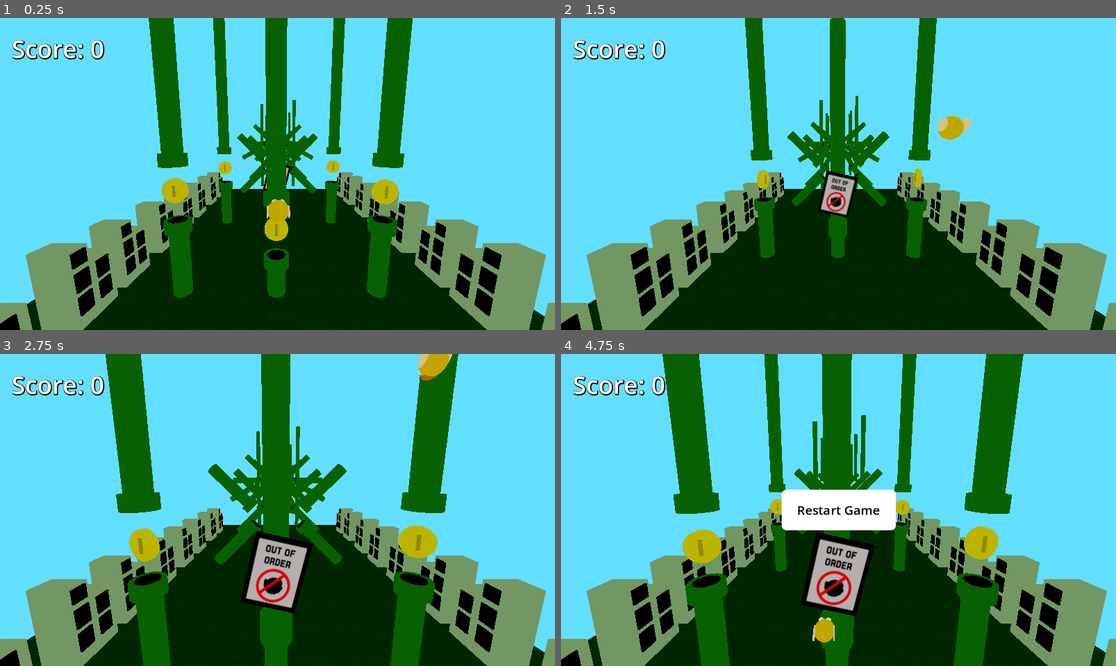
Above: before the commit, frames 1-4 (two rows, left to right).
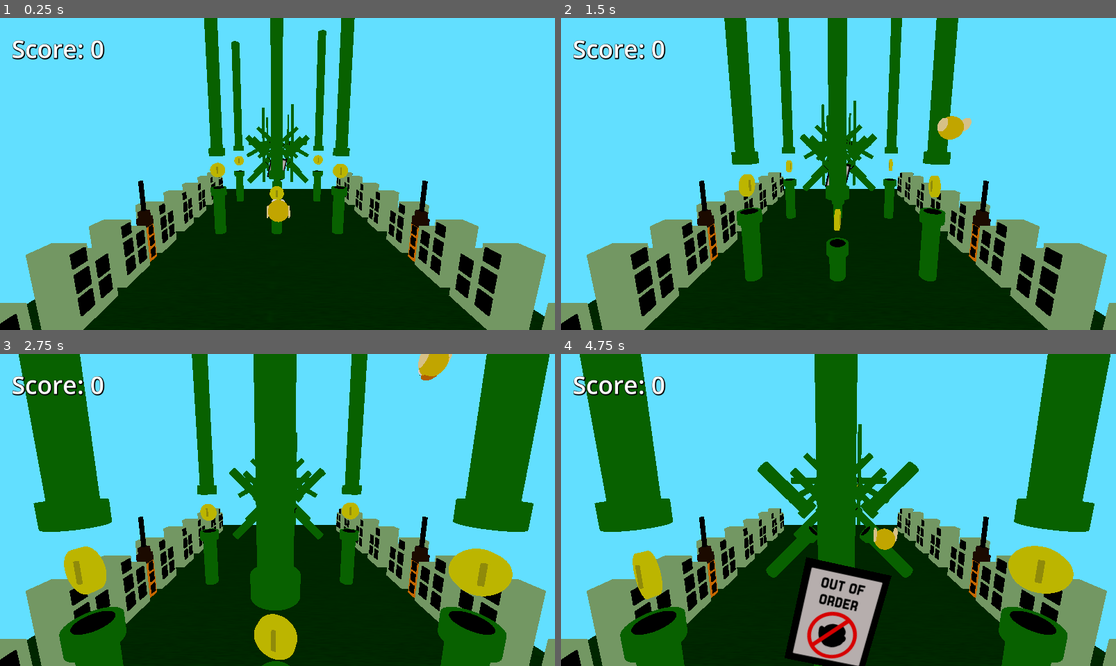
Above: after the commit, the same moments.

Repository: johnf008/Another_3d_Game
Game: Godot game, scene res://game.tscn
The game is run twice, just before and just after one commit, with the same random seed, the same clock (stepped at 60 frames per second) and the same inputs.
Inputs (mouse positions are in pixels of both pictures, inside the frame that each line leads up to):
- Up to frame 1 (0.25 s): no input
- Up to frame 2 (1.5 s): tap Enter at 0.5 s; hold D (right) 0.53-1.28 s; hold Space (fly) 0.53-1.28 s; hold A (left) from 1.28 s (still down); tap Space (fly) at 1.35 s
- Up to frame 3 (2.75 s): release A (left) at 2.03 s; hold D (right) from 2.03 s (still down); hold Space (fly) from 2.03 s (still down)
- Up to frame 4 (4.75 s): release Space (fly) at 2.78 s; tap Space (fly) at 2.85 s; release D (right) at 3.5 s; click (838, 510) at 3.5 s, where only the run before the commit has a clickable "Restart Game"; hold A (left) from 4.28 s (still down); hold Space (fly) from 4.28 s (still down)

The runs differ from the first frame. In frame 1, 15% of the frame differs, in the area x 24-78%, y 0-90%; in frame 2, 14%; in frame 3, 38%; in frame 4, 42%, in the area x 3-99%, y 0-100%.

Commit message:
Added a new building & pushed back the "Level" node so the pipes wouldn't hit upon spawn

Diff:
--- a/coin_point.tscn
+++ b/coin_point.tscn
@@ -11,6 +11,21 @@
 
 [sub_resource type="BoxMesh" id="BoxMesh_x1ht8"]
 material = SubResource("StandardMaterial3D_yj2ub")
+
+[sub_resource type="Animation" id="Animation_l6ebv"]
+length = 0.001
+tracks/0/type = "value"
+tracks/0/imported = false
+tracks/0/enabled = true
+tracks/0/path = NodePath("MeshInstance3D:rotation")
+tracks/0/interp = 1
+tracks/0/loop_wrap = true
+tracks/0/keys = {
+"times": PackedFloat32Array(0),
+"transitions": PackedFloat32Array(1),
+"update": 0,
+"values": [Vector3(0, -1.5708, -1.5708)]
+}
 
 [sub_resource type="Animation" id="Animation_c5kwr"]
 resource_name = "spin"
@@ -29,21 +44,6 @@
 "values": [Vector3(0, -1.5708, -1.5708), Vector3(0, 1.5708, -1.5708)]
 }
 
-[sub_resource type="Animation" id="Animation_l6ebv"]
-length = 0.001
-tracks/0/type = "value"
-tracks/0/imported = false
-tracks/0/enabled = true
-tracks/0/path = NodePath("MeshInstance3D:rotation")
-tracks/0/interp = 1
-tracks/0/loop_wrap = true
-tracks/0/keys = {
-"times": PackedFloat32Array(0),
-"transitions": PackedFloat32Array(1),
-"update": 0,
-"values": [Vector3(0, -1.5708, -1.5708)]
-}
-
 [sub_resource type="AnimationLibrary" id="AnimationLibrary_0vvkq"]
 _data = {
 &"RESET": SubResource("Animation_l6ebv"),
@@ -53,7 +53,7 @@
 [node name="Coin_Point" type="Node3D"]
 
 [node name="MeshInstance3D" type="MeshInstance3D" parent="."]
-transform = Transform3D(1.21117e-14, -2.77083e-08, -6.33893, -6.33893, -2.77083e-08, 0, -2.77083e-07, 0.633893, -2.77083e-07, 0, 3.18554, 0)
+transform = Transform3D(8.30674e-11, -2.29469e-06, -6.33893, -6.33893, -2.29469e-06, 0, -2.29469e-05, 0.633893, -2.29469e-05, 0, 3.18554, 0)
 mesh = SubResource("CylinderMesh_b3tdi")
 
 [node name="MeshInstance3D2" type="MeshInstance3D" parent="MeshInstance3D"]
--- a/game.tscn
+++ b/game.tscn
@@ -9,6 +9,7 @@
 [ext_resource type="PackedScene" uid="uid://5nrqcee5ev1y" path="res://level/modules/module_three.tscn" id="7_eow3j"]
 [ext_resource type="PackedScene" uid="uid://ceud5fm4d11my" path="res://restart_menu.tscn" id="8_j5wjh"]
 [ext_resource type="Texture2D" uid="uid://drmdlk3jb646y" path="res://materials/grass.jpg" id="9_vef74"]
+[ext_resource type="PackedScene" uid="uid://cv433aww3ca8y" path="res://level/background_items/awesome_sauce_skyscraper.tscn" id="10_hve3p"]
 
 [sub_resource type="LabelSettings" id="LabelSettings_7jktm"]
 font_size = 51
@@ -44,7 +45,7 @@
 
 [node name="Level" type="Node3D" parent="."]
 unique_name_in_owner = true
-transform = Transform3D(1, 0, 0, 0, 1, 0, 0, 0, 1, 0, -0.157081, 0)
+transform = Transform3D(1, 0, 0, 0, 1, 0, 0, 0, 1, 37.6378, -0.157081, 0)
 script = ExtResource("1_feb5d")
 modules = Array[PackedScene]([ExtResource("2_e2o6t"), ExtResource("3_7jktm"), ExtResource("7_eow3j"), ExtResource("6_ryrav")])
 
@@ -112,4 +113,10 @@
 size = Vector3(24, 1, 2)
 material = SubResource("StandardMaterial3D_hve3p")
 
+[node name="Node3D" parent="." instance=ExtResource("10_hve3p")]
+transform = Transform3D(0.12749, 0, 0, 0, 0.12749, 0, 0, 0, 0.12749, 33.6533, -2.82829, -45.4915)
+
+[node name="Node3D2" parent="." instance=ExtResource("10_hve3p")]
+transform = Transform3D(-0.12749, 0, -3.72529e-09, 0, 0.12749, 0, 3.72529e-09, 0, -0.12749, 33.6533, -2.82829, 49.5085)
+
 [connection signal="display_restart_menu" from="CharacterBody3D" to="CanvasLayer/restart_menu" method="_on_character_body_3d_display_restart_menu"]
--- /dev/null
+++ b/level/background_items/awesome_sauce_skyscraper.tscn
@@ -0,0 +1,62 @@
+[gd_scene load_steps=9 format=3 uid="uid://cv433aww3ca8y"]
+
+[sub_resource type="StandardMaterial3D" id="StandardMaterial3D_o4guk"]
+albedo_color = Color(0.921059, 0.509416, 0, 1)
+
+[sub_resource type="StandardMaterial3D" id="StandardMaterial3D_rgtrp"]
+albedo_color = Color(0.539372, 0.738839, 0.492922, 1)
+
+[sub_resource type="BoxMesh" id="BoxMesh_o4guk"]
+material = SubResource("StandardMaterial3D_rgtrp")
+
+[sub_resource type="StandardMaterial3D" id="StandardMaterial3D_m7ftp"]
+albedo_color = Color(0.142261, 0.0756669, 0.00379839, 1)
+
+[sub_resource type="BoxMesh" id="BoxMesh_m7ftp"]
+material = SubResource("StandardMaterial3D_m7ftp")
+
+[sub_resource type="StandardMaterial3D" id="StandardMaterial3D_syxnb"]
+albedo_color = Color(0, 0, 0, 1)
+metallic = 1.0
+metallic_specular = 1.0
+
+[sub_resource type="StandardMaterial3D" id="StandardMaterial3D_8ewi3"]
+albedo_color = Color(0.738283, 0.898198, 0.797412, 1)
+metallic = 1.0
+roughness = 0.31
+
+[sub_resource type="BoxMesh" id="BoxMesh_syxnb"]
+material = SubResource("StandardMaterial3D_8ewi3")
+
+[node name="Node3D" type="Node3D"]
+
+[node name="MeshInstance3D2" type="MeshInstance3D" parent="."]
+transform = Transform3D(29.7869, 0, 0, 0, 99.976, 0, 0, 0, 25.11, 1.39537, 51.0055, 0)
+material_override = SubResource("StandardMaterial3D_o4guk")
+mesh = SubResource("BoxMesh_o4guk")
+skeleton = NodePath("")
+
+[node name="MeshInstance3D" type="MeshInstance3D" parent="."]
+transform = Transform3D(30.6758, 0, 0, 0, 24.1056, 0, 0, 0, 25.8583, 1.14958, 112, -0.328449)
+mesh = SubResource("BoxMesh_m7ftp")
+
+[node name="MeshInstance3D3" type="MeshInstance3D" parent="."]
+transform = Transform3D(22.7325, 0, 0, 0, 17.8636, 0, 0, 0, 19.1624, 1.14958, 132.474, -0.328449)
+mesh = SubResource("BoxMesh_m7ftp")
+
+[node name="MeshInstance3D4" type="MeshInstance3D" parent="."]
+transform = Transform3D(8.86701, 0, 0, 0, 101.299, 0, 0, 0, 7.47448, 1.14958, 172.569, -0.328449)
+material_override = SubResource("StandardMaterial3D_syxnb")
+mesh = SubResource("BoxMesh_m7ftp")
+
+[node name="MeshInstance3D11" type="MeshInstance3D" parent="."]
+transform = Transform3D(17.5176, 0, 0, 0, 23.9572, 0, 0, 0, 3.75378, 1.27729, 22.4515, 12.5359)
+mesh = SubResource("BoxMesh_syxnb")
+
+[node name="MeshInstance3D12" type="MeshInstance3D" parent="."]
+transform = Transform3D(17.5176, 0, 0, 0, 23.9572, 0, 0, 0, 3.75378, 1.27729, 55.8754, 12.5359)
+mesh = SubResource("BoxMesh_syxnb")
+
+[node name="MeshInstance3D13" type="MeshInstance3D" parent="."]
+transform = Transform3D(17.5176, 0, 0, 0, 23.9572, 0, 0, 0, 3.75378, 1.27729, 87.0221, 12.5359)
+mesh = SubResource("BoxMesh_syxnb")
--- a/level/modules/module.gd
+++ b/level/modules/module.gd
@@ -18,7 +18,7 @@
 
 func _process(delta):
 	position.x -= speed * delta
-	if(position.x < -37):
+	if(position.x < -75):
 		level.spawnModule(position.x + (level.amount * level.offset))
 		queue_free()
 
Not shown: 1 places in game.tscn that only renumber resources
Not shown: 1 places in level/background_items/awesome_sauce_building.tscn that only renumber resources
